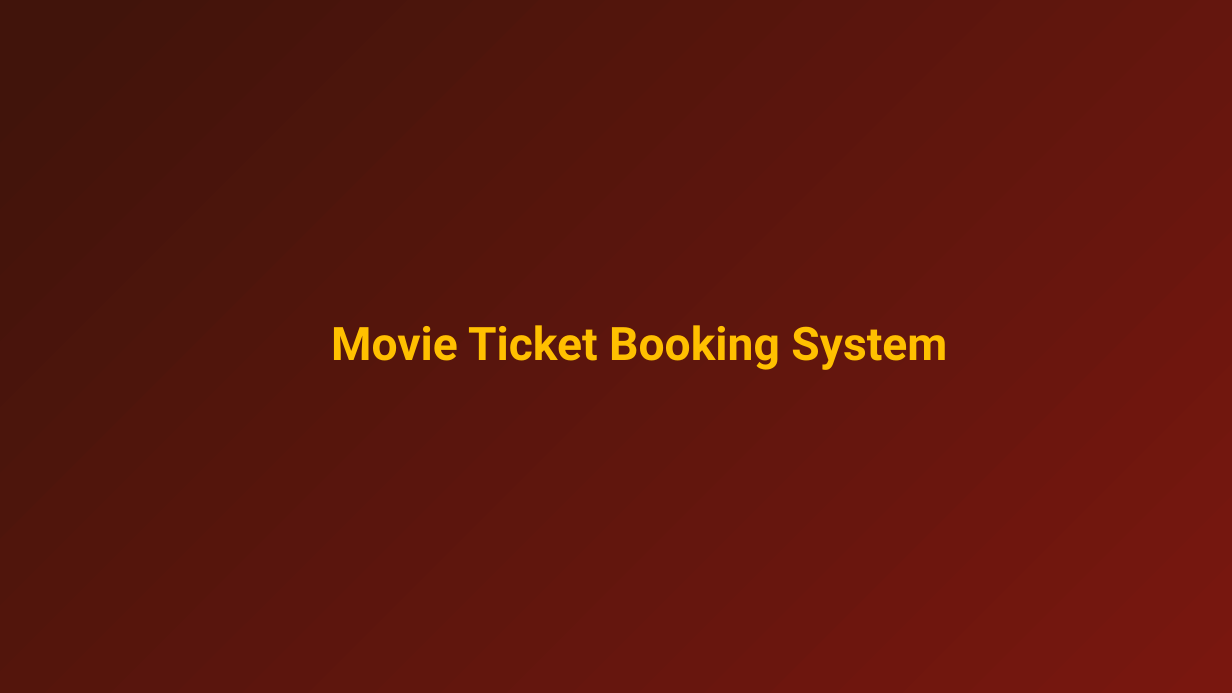
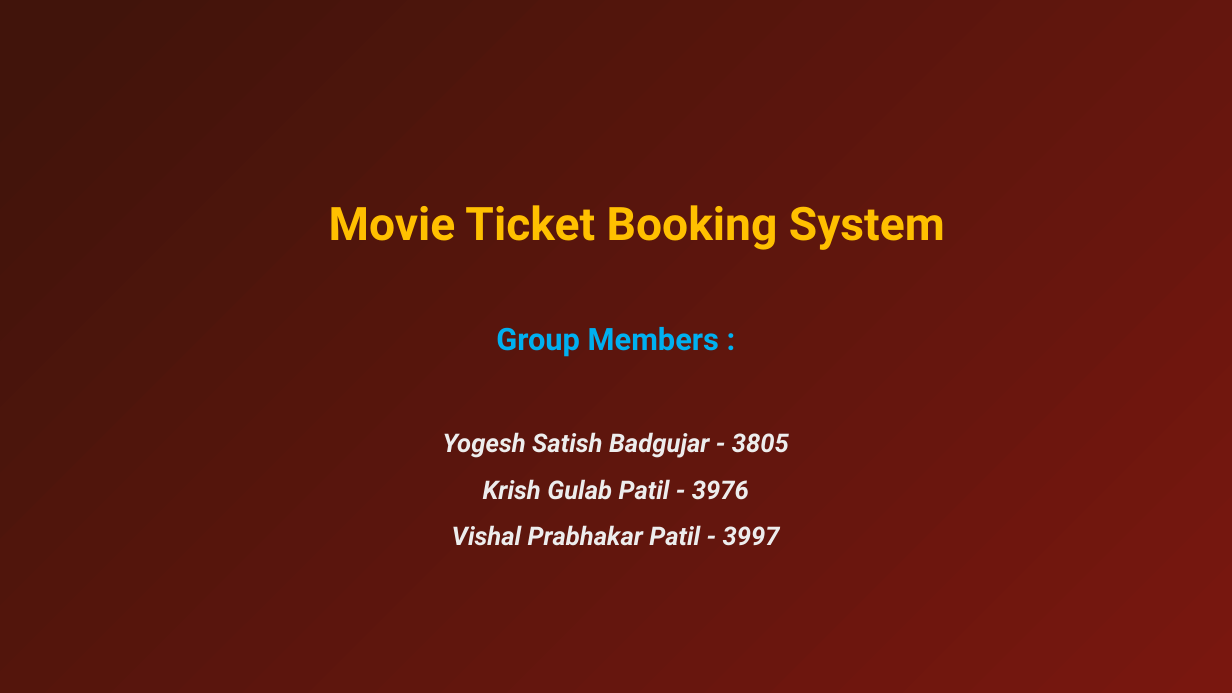
Before and after one commit to yogeshbadgujar524-max/Movie-Ticket-Booking-System-Project, a slide deck: slide 1 of Documentation and PPT/Movie-booking (1).pptx. Drawn at 1232x693 pixels with LibreOffice and Linux fonts; fonts in the diff are those of the drawing. Boxes give left, top, right and bottom in pixels: in the first picture for what was removed or moved away, otherwise in the second. Text is boxed around its words. In the diff, an @@ line names an element or a change of style, - is before the commit and + after.

```diff
--- a/Documentation and PPT/Movie-booking (1).pptx
+++ b/Documentation and PPT/Movie-booking (1).pptx
@@ title "Movie Ticket Booking System": place and size @@
-title "Movie Ticket Booking System" at [331, 325, 947, 370]
+title "Movie Ticket Booking System" at [329, 205, 945, 250]
@@ text added at [443, 327, 789, 546], 20 pt, text #EDEDED, bold, italic @@
+Group Members :
+Yogesh Satish Badgujar - 3805
+Krish Gulab Patil - 3976
+Vishal Prabhakar Patil - 3997
```
Also in this commit, not shown: 3 other slides changed, 6 other files.
